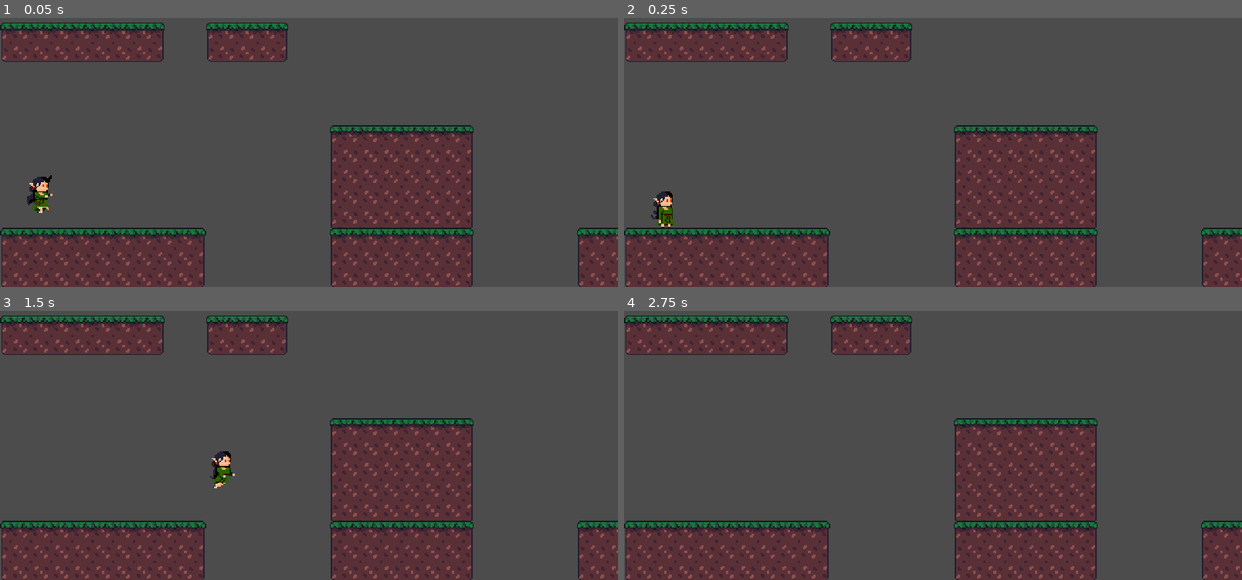
Above: before the commit, frames 1-4 (two rows, left to right).
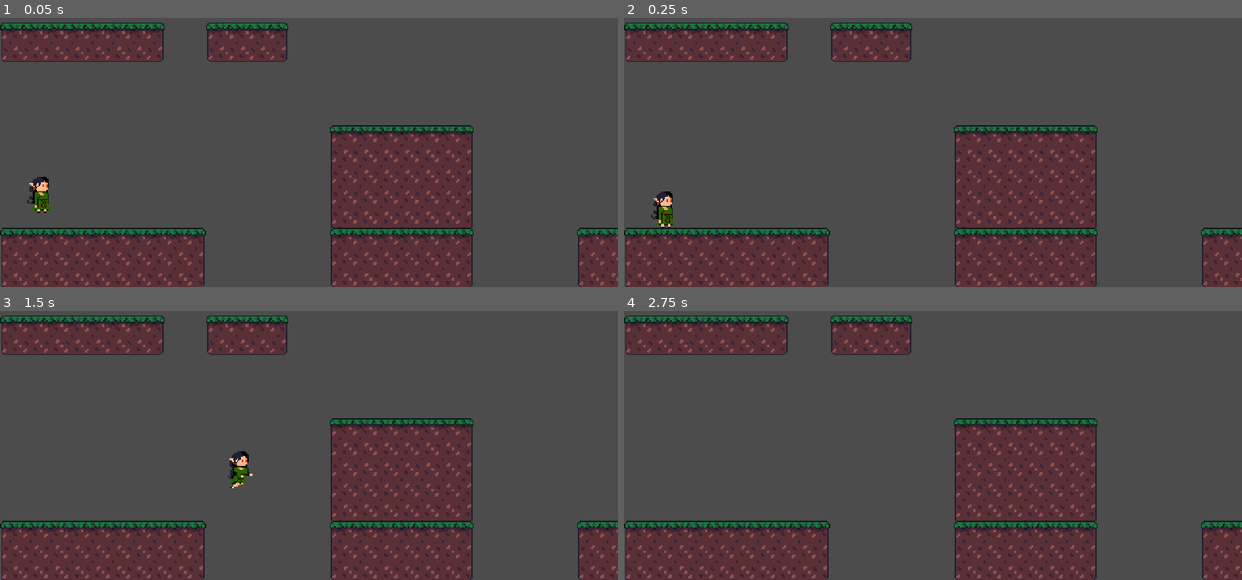
Above: after the commit, the same moments.

Repository: Espetinho-de-Legumes/Lia-na-Floresta-Magica
Game: Godot game, scene res://scenes/Playground.tscn
Same seed, same stepped clock (60 frames per second), same inputs: the game is played once before the commit and once after it.
Inputs:
- Up to frame 1 (0.05 s): no input
- Up to frame 2 (0.25 s): no input
- Up to frame 3 (1.5 s): hold S (Fall) 0.53-1.28 s; hold D (right) from 0.53 s (still down); tap Space (jump) at 0.77, 0.8, 1.07, 1.35 s
- Up to frame 4 (2.75 s): tap Space (jump) at 1.52, 1.82, 2.3 s; tap S (Fall) at 1.55 s; release D (right) at 2.03 s; hold A (left) from 2.03 s (still down); hold S (Fall) from 2.03 s (still down)

The runs differ from the first frame. In frame 1, 0.1% of the frame differs, in the area x 4-9%, y 58-73%; in frame 2, nothing differs; in frame 3, 0.7%, in the area x 34-41%, y 52-66%; in frame 4, nothing differs.

Commit message:
Usando composição para State Machine

Diff:
--- a/project.godot
+++ b/project.godot
@@ -7,6 +7,22 @@
 ;   param=value ; assign values to parameters
 
 config_version=4
+
+_global_script_classes=[ {
+"base": "Node",
+"class": "InterfaceState",
+"language": "GDScript",
+"path": "res://scripts/InterfaceState.gd"
+}, {
+"base": "Node",
+"class": "StateMachine",
+"language": "GDScript",
+"path": "res://scripts/StateMachine.gd"
+} ]
+_global_script_class_icons={
+"InterfaceState": "",
+"StateMachine": ""
+}
 
 [application]
 
--- a/scenes/Player.tscn
+++ b/scenes/Player.tscn
@@ -122,18 +122,20 @@
 nodes/on_ground/node = SubResource( 13 )
 nodes/on_ground/position = Vector2( -60, 280 )
 nodes/output/position = Vector2( 440, 380 )
-node_connections = [ "output", 0, "ground_air_state", "ground_air_state", 0, "on_ground", "ground_air_state", 1, "on_air", "on_air", 0, "Jump Animation", "on_air", 1, "Falling Animation", "on_ground", 0, "Idle Animation", "on_ground", 1, "Walk Animation" ]
+node_connections = [ "output", 0, "ground_air_state", "on_ground", 0, "Idle Animation", "on_ground", 1, "Walk Animation", "ground_air_state", 0, "on_ground", "ground_air_state", 1, "on_air", "on_air", 0, "Jump Animation", "on_air", 1, "Falling Animation" ]
 
 [node name="Player" type="KinematicBody2D"]
 rotation = 0.00246024
 scale = Vector2( 0.999995, 1.00973 )
 collision_mask = 10
 script = ExtResource( 1 )
+acceleration = 1200.0
 
 [node name="Sprite" type="Sprite" parent="."]
 texture = ExtResource( 2 )
 hframes = 5
 vframes = 5
+frame = 2
 
 [node name="CollisionArea" type="CollisionShape2D" parent="."]
 position = Vector2( 0.0049205, 1.98072 )
--- a/scripts/InterfaceState.gd
+++ b/scripts/InterfaceState.gd
@@ -2,6 +2,7 @@
 Interface para todos os estados que um Character pode ter
 """
 extends Node
+class_name InterfaceState
 
 signal finished(nextState)
 
--- a/scripts/Player/On Air/fallingState.gd
+++ b/scripts/Player/On Air/fallingState.gd
@@ -8,7 +8,7 @@
 	if self.actor.animationTree != null:
 		self.actor.animationTree.set("parameters/on_air/current", 1)
 
-	print("Falling State")
+	# print("Falling State")
 
 func get_name() -> String:
 	return "falling"
--- a/scripts/Player/On Air/jumpState.gd
+++ b/scripts/Player/On Air/jumpState.gd
@@ -11,7 +11,8 @@
 
 	self.actor.velocity.y = self.actor.jumpForce
 	inAirTime = 0.0
-	print("Jumping State")
+
+	# print("Jumping State")
 
 func physicsUpdate(delta) -> void:
 	.physicsUpdate(delta)
--- a/scripts/Player/On Air/onAir.gd
+++ b/scripts/Player/On Air/onAir.gd
@@ -6,7 +6,7 @@
 	if self.actor.animationTree != null:
 		self.actor.animationTree.set("parameters/ground_air_state/current", 1)
 
-	print("On Air State")
+	# print("On Air State")
 
 func handleInput(event: InputEvent) -> void:
 	self.actor.basicInputs()
--- a/scripts/Player/On Ground/idleState.gd
+++ b/scripts/Player/On Ground/idleState.gd
@@ -8,7 +8,7 @@
 	if self.actor.animationTree != null:
 		self.actor.animationTree.set("parameters/on_ground/current", 0)
 
-	print("IDLE State")
+	# print("IDLE State")
 
 func update(delta: float) -> void:
 	.update(delta)
--- a/scripts/Player/On Ground/onGround.gd
+++ b/scripts/Player/On Ground/onGround.gd
@@ -5,16 +5,17 @@
 func enter() -> void:
 	if self.actor.animationTree != null:
 		self.actor.animationTree.set("parameters/ground_air_state/current", 0)
-	print("On Ground State")
+	# print("On Ground State")
 
 func handleInput(event: InputEvent) -> void:
 	self.actor.basicInputs()
 
 func update(delta: float) -> void:
-	if self.actor.velocity.y < 0:
-		emit_signal("finished", "jump")
-	elif self.actor.velocity.y > 0:
-		emit_signal("finished", "falling")
+	# if self.actor.velocity.y < 0:
+		# emit_signal("finished", "jump")
+	# elif self.actor.velocity.y > 0:
+		# emit_signal("finished", "falling")
+	pass
 
 func physicsUpdate(delta: float) -> void:
 	self.actor.applyGravity(delta)
--- a/scripts/Player/On Ground/walkState.gd
+++ b/scripts/Player/On Ground/walkState.gd
@@ -8,7 +8,7 @@
 	if self.actor.animationTree != null:
 		self.actor.animationTree.set("parameters/on_ground/current", 1)
 
-	print("Walk State")
+	# print("Walk State")
 
 func physicsUpdate(delta: float) -> void:
 	.physicsUpdate(delta)
--- a/scripts/Player/Player.gd
+++ b/scripts/Player/Player.gd
@@ -1,4 +1,4 @@
-extends "res://scripts/StateMachine.gd"
+extends KinematicBody2D
 
 onready var animationTree: AnimationTree = get_node("AnimationTree")
 onready var sprite: Sprite = get_node("Sprite")
@@ -14,6 +14,30 @@
 var directionInput := Vector2.ZERO
 var hasFalledThrough:bool = false
 var collidingWithPlataform:bool = false
+
+var StateMachine: StateMachine = load("res://scripts/StateMachine.gd").new()
+
+func _ready() -> void:
+	var listOfStates:Array = [
+	"res://scripts/Player/On Ground/idleState.gd",
+	"res://scripts/Player/On Ground/walkState.gd",
+	"res://scripts/Player/On Air/jumpState.gd",
+	"res://scripts/Player/On Air/fallingState.gd"
+	]
+
+	StateMachine.init(self, listOfStates)
+
+func _unhandled_input(event: InputEvent) -> void:
+	StateMachine.currentState.handleInput(event)
+
+func _process(delta: float) -> void:
+	StateMachine.currentState.update(delta)
+
+func _physics_process(delta: float) -> void:
+	StateMachine.currentState.physicsUpdate(delta)
+
+	#if velocity.y > 0:
+		#print(velocity.y)
 
 func basicInputs() -> void:
 	if Input.is_action_pressed("right"):
@@ -47,6 +71,10 @@
 
 func move() -> void:
 	velocity = move_and_slide(velocity, Vector2.UP)
+
+	if velocity.y > 0 && velocity.y < 0.5:
+		print("FOI")
+		velocity.y = 0
 
 func desacelerar(delta: float) -> void:
 	velocity.x += friction * delta
--- a/scripts/StateMachine.gd
+++ b/scripts/StateMachine.gd
@@ -8,29 +8,26 @@
 E no exemplo do canal GDQuest:
 https://github.com/GDQuest/godot-demos/tree/master/2018/04-24-finite-state-machine/player_v2
 """
-extends KinematicBody2D
+extends Node
+class_name StateMachine
 
-signal state_changed(currentState)
+# signal state_changed(currentState)
 
 # export(Array, String, FILE, "*gd") var listOfStates setget setList
 
 var statesMap = {}
 var currentState:Node = null
 var isActive:bool = false setget setActive
-var listOfStates = [
-	"res://scripts/Player/On Ground/idleState.gd",
-	"res://scripts/Player/On Ground/walkState.gd",
-	"res://scripts/Player/On Air/jumpState.gd",
-	"res://scripts/Player/On Air/fallingState.gd"
-]
+# var listOfStates = []
 
-func _ready() -> void:
+func init(actor: KinematicBody2D, listOfStates: Array) -> void:
 	var i:int = 0
 	var initialState = null
+	print(listOfStates)
 
 	for state in listOfStates:
-		var instanceOfState = load(state).new()
-		instanceOfState.setActor(self)
+		var instanceOfState:InterfaceState = load(state).new()
+		instanceOfState.setActor(actor)
 		instanceOfState.connect("finished", self, "changeState")
 
 		if i == 0:
@@ -39,11 +36,8 @@
 		statesMap[instanceOfState.get_name()] = instanceOfState
 		i += 1
 
-	init(initialState)
-
-func init(startState: Node) -> void:
 	setActive(true)
-	currentState = startState
+	currentState = initialState
 	currentState.enter()
 
 func setActive(value: bool) -> void:
@@ -54,15 +48,6 @@
 	if !isActive:
 		currentState = null
 
-func _unhandled_input(event: InputEvent) -> void:
-	currentState.handleInput(event)
-
-func _process(delta: float) -> void:
-	currentState.update(delta)
-
-func _physics_process(delta: float) -> void:
-	currentState.physicsUpdate(delta)
-
 func changeState(newState: String) -> void:
 	if !isActive || currentState.get_name() == newState:
 		return
@@ -71,6 +56,3 @@
 	currentState = statesMap[newState]
 	emit_signal("state_changed", currentState)
 	currentState.enter()
-
-func setList(newList) -> void:
-	listOfStates = newList
